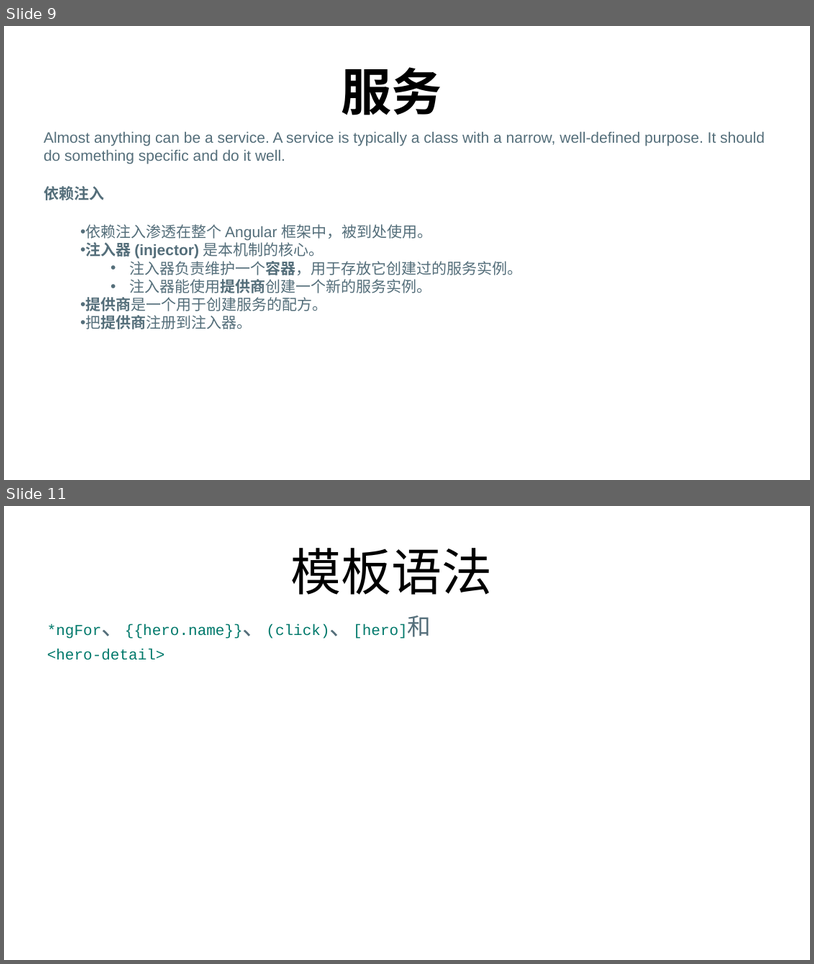
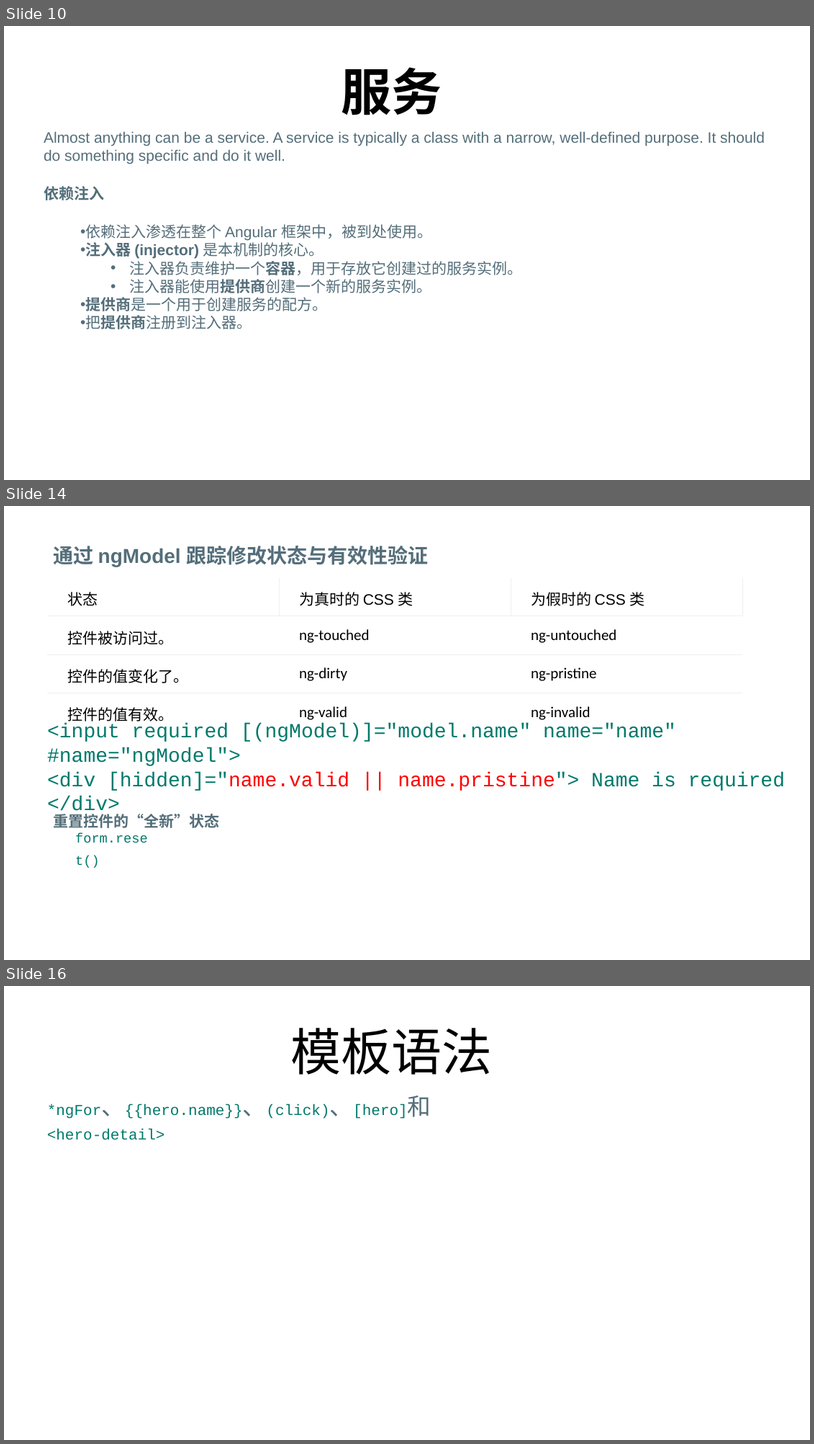
Before and after one commit to FredJiangFei/MyDocuments, a slide deck: Angular summary/Angular.pptx. Shown one above the other, each under a label of ours: slides 9 and 11 before the commit, slides 10, 14 and 16 after it; the slides between them are not shown. The pictures are 814x964 and 814x1444 pixels, drawn with LibreOffice and Linux fonts; fonts in the diff are those of the drawing. Boxes give left, top, right and bottom in pixels: in the first picture for what was removed or moved away, otherwise in the second. Text is boxed around its words. In the diff, an @@ line names an element or a change of style, - is before the commit and + after.

```diff
--- a/Angular summary/Angular.pptx
+++ b/Angular summary/Angular.pptx
@@ slide 14 added at bbox=[4, 506, 810, 960], background #FFFFFF @@
@@ text added at bbox=[53, 546, 429, 566], 24 pt, text #546E7A, bold @@
+通过 ngModel 跟踪修改状态与有效性验证
@@ table added at bbox=[47, 577, 743, 731], 4 rows, 3 columns @@
+状态 | 为真时的 CSS 类 | 为假时的 CSS 类
+控件被访问过。 | ng-touched | ng-untouched
+控件的值变化了。 | ng-dirty | ng-pristine
+控件的值有效。 | ng-valid | ng-invalid
@@ text added at bbox=[47, 723, 785, 816], 24 pt, text #00796B @@
+<input required [(ngModel)]="model.name" name="name" #name="ngModel">
+<div [hidden]="name.valid || name.pristine"> Name is required </div>
@@ text added at bbox=[53, 813, 219, 828], 18 pt, text #546E7A, bold @@
+重置控件的“全新”状态
@@ text added at bbox=[75, 833, 148, 843], 16 pt, text #00796B @@
+form.reset()
@@ what was slide 9 is now slide 10 @@
@@ what was slide 11 is now slide 16 @@
```
Also in this commit, not shown: 2 slides changed, 4 other slides added.
